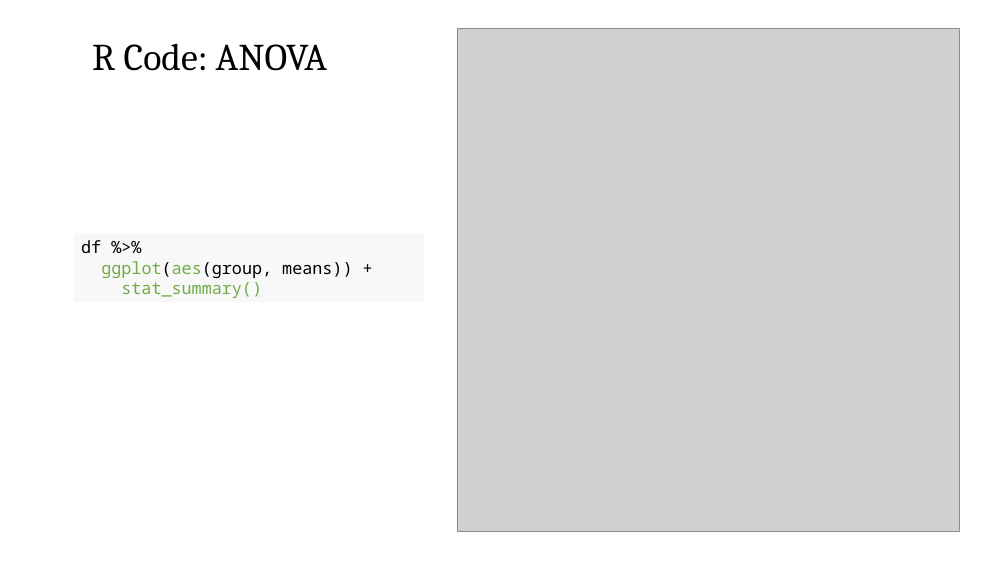
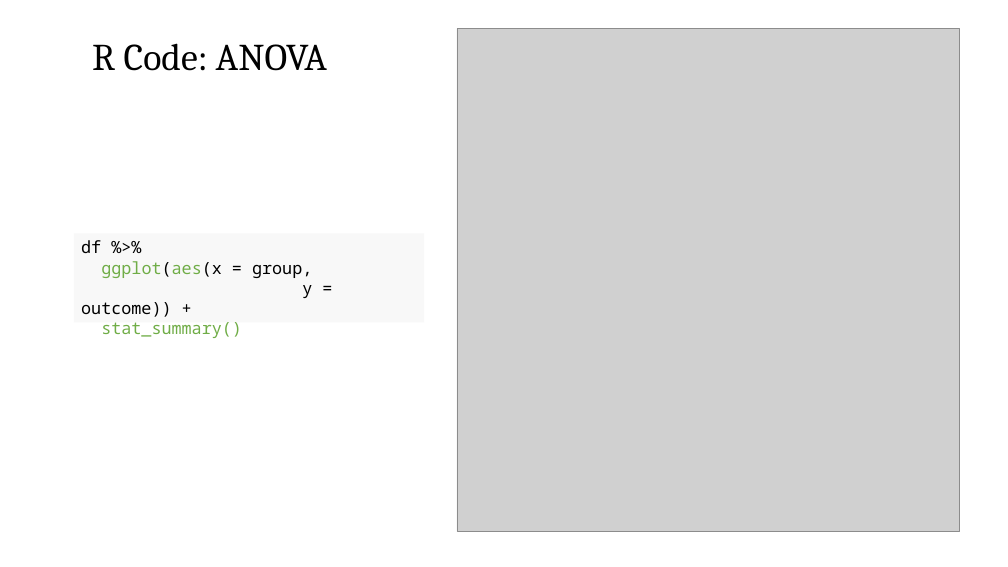
Before and after one commit to CEHS-research/PSY-6600_public, a slide deck: slide 39 of slides/ch12_oneANOVA.pptx (slide 40 before the commit). Drawn at 1008x567 pixels with LibreOffice and Linux fonts; fonts in the diff are those of the drawing; grey boxes stand for pictures. Boxes give left, top, right and bottom in pixels: in the first picture for what was removed or moved away, otherwise in the second. Text is boxed around its words. In the diff, an @@ line names an element or a change of style, - is before the commit and + after.

```diff
--- a/slides/ch12_oneANOVA.pptx
+++ b/slides/ch12_oneANOVA.pptx
@@ rectangle "df %>%": place and size @@
-rectangle "df %>%" at box(74, 234, 424, 302)
+rectangle "df %>%" at box(74, 234, 424, 323)
@@ text in rectangle at box(81, 261, 312, 317): text changed @@
-ggplot(aes(group, means)) +
+ggplot(aes(x = group,
+y = outcome)) +
```
Also in this commit, not shown: 8 other slides changed, 1 slide removed, 13 other files.
